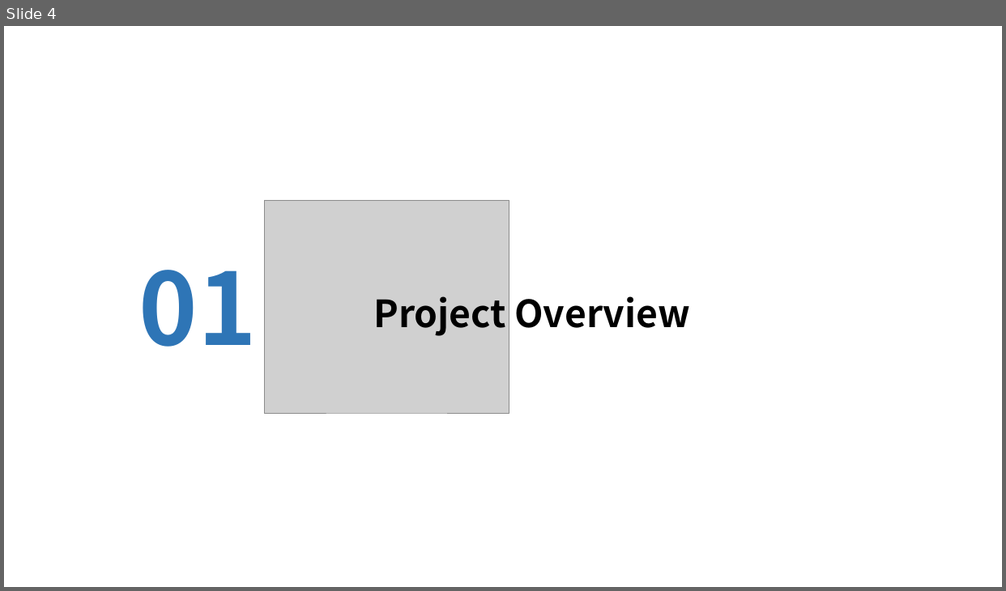
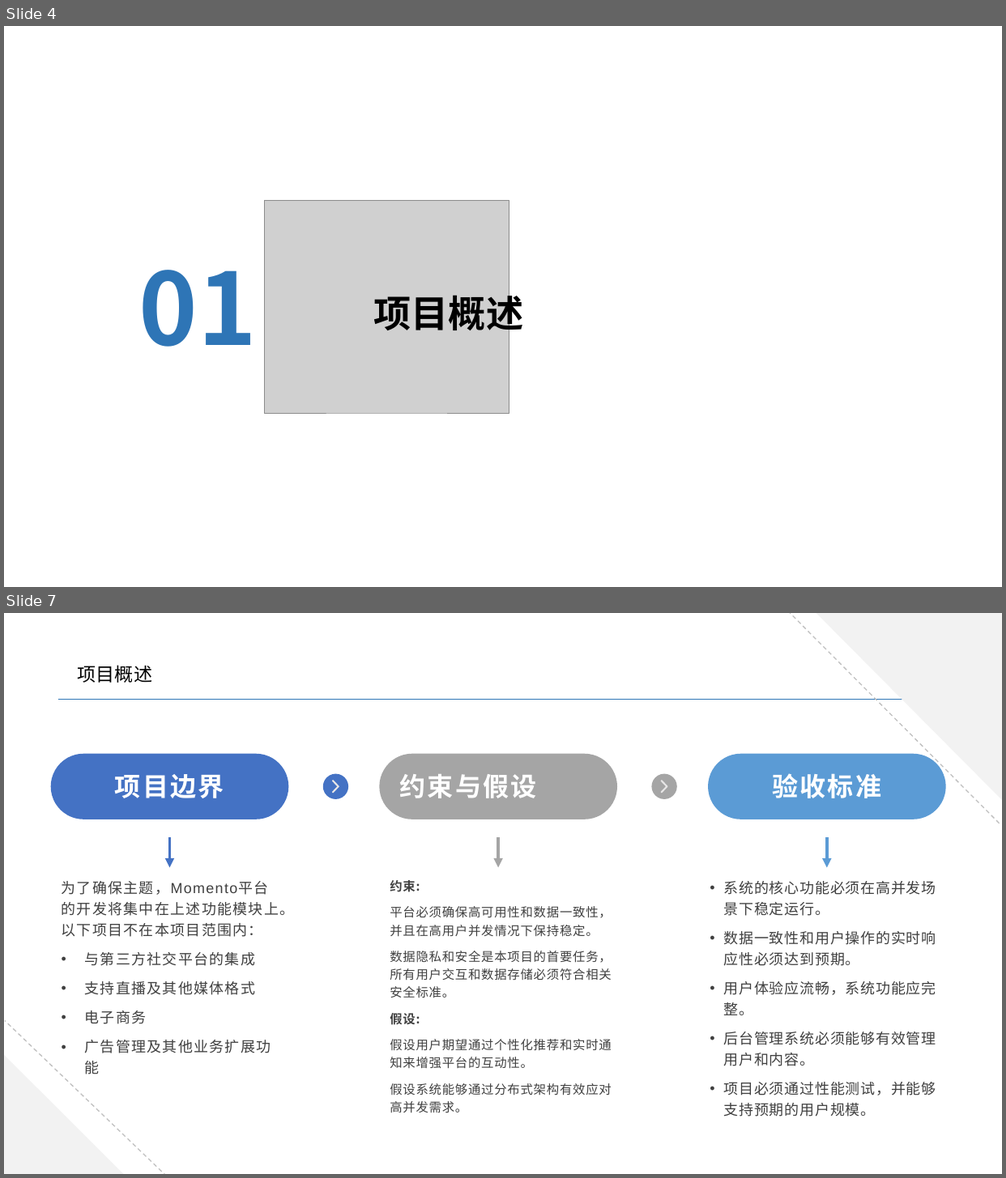
Before and after one commit to Yuen647/Momento, a slide deck: proposal-doc/12组-Momento.pptx. Shown one above the other, each under a label of ours: slide 4 before the commit, slides 4 and 7 after it; the slides between them are not shown. The pictures are 1006x591 and 1006x1178 pixels, drawn with LibreOffice and Linux fonts; fonts in the diff are those of the drawing; grey boxes stand for pictures; background and template pictures are left out. Boxes give left, top, right and bottom in pixels: in the first picture for what was removed or moved away, otherwise in the second. Text is boxed around its words. In the diff, an @@ line names an element or a change of style, - is before the commit and + after.

```diff
--- a/proposal-doc/12组-Momento.pptx
+++ b/proposal-doc/12组-Momento.pptx
@@ slide 7 added at (x1=4, y1=613, x2=1002, y2=1174), background #FFFFFF @@
@@ line added from (999, 824) to (790, 613), #BFBFBF 1 pt dashed @@
@@ freeform shape added at (x1=816, y1=613, x2=1002, y2=800), fill #F2F2F2 @@
@@ text added at (x1=78, y1=665, x2=152, y2=683), 18 pt, text #000000 @@
+项目概述
@@ line added from (58, 699) to (948, 699), #2E75B6 0.5 pt @@
@@ rounded rectangle added at (x1=50, y1=754, x2=288, y2=820), fill #4472C4 @@
@@ rounded rectangle added at (x1=379, y1=754, x2=617, y2=820), fill #A5A5A5 @@
@@ rounded rectangle added at (x1=709, y1=754, x2=947, y2=820), fill #5B9BD5 @@
@@ text added at (x1=115, y1=774, x2=224, y2=798), 25 pt, text #FFFFFF, bold @@
+项目边界
@@ ellipse added at (x1=323, y1=774, x2=348, y2=799), fill #4472C4 @@
@@ freeform shape added at (x1=333, y1=781, x2=339, y2=793), fill #FFFFFF, outline #E7E6E6 1 pt @@
@@ text added at (x1=400, y1=774, x2=537, y2=798), 25 pt, text #FFFFFF, bold @@
+约束与假设
@@ ellipse added at (x1=651, y1=774, x2=677, y2=799), fill #A5A5A5 @@
@@ freeform shape added at (x1=661, y1=781, x2=667, y2=793), fill #FFFFFF, outline #E7E6E6 1 pt @@
@@ text added at (x1=772, y1=773, x2=881, y2=798), 25 pt, text #FFFFFF, bold @@
+验收标准
@@ arrow added from (169, 837) to (169, 867), #4472C4 3 pt @@
@@ arrow added from (498, 837) to (498, 867), #A5A5A5 3 pt @@
@@ arrow added from (827, 837) to (827, 867), #5B9BD5 3 pt @@
@@ text added at (x1=62, y1=881, x2=295, y2=1075), 14 pt, text #404040 @@
+为了确保主题，Momento平台的开发将集中在上述功能模块上。以下项目不在本项目范围内：
+• 与第三方社交平台的集成
+• 支持直播及其他媒体格式
+• 电子商务
+• 广告管理及其他业务扩展功能
@@ text added at (x1=390, y1=880, x2=612, y2=1096), 12 pt, text #404040 @@
+约束:
+平台必须确保高可用性和数据一致性，并且在高用户并发情况下保持稳定。
+数据隐私和安全是本项目的首要任务，所有用户交互和数据存储必须符合相关安全标准。
+假设:
+假设用户期望通过个性化推荐和实时通知来增强平台的互动性。
+假设系统能够通过分布式架构有效应对高并发需求。
@@ text added at (x1=724, y1=881, x2=936, y2=1117), 14 pt, text #404040 @@
+• 系统的核心功能必须在高并发场景下稳定运行。
+• 数据一致性和用户操作的实时响应性必须达到预期。
+• 用户体验应流畅，系统功能应完整。
+• 后台管理系统必须能够有效管理用户和内容。
+• 项目必须通过性能测试，并能够支持预期的用户规模。
@@ line added from (167, 1174) to (5, 1021), #BFBFBF 1 pt dashed @@
@@ right triangle added at (x1=4, y1=1055, x2=124, y2=1174), fill #F2F2F2 @@
@@ slide 4 changed as well @@
@@ text at (x1=373, y1=289, x2=523, y2=337): text changed @@
-Project Overview
+项目概述
```
Also in this commit, not shown: 7 other slides changed, 13 other slides added, 12 slides removed, 19 other files.
